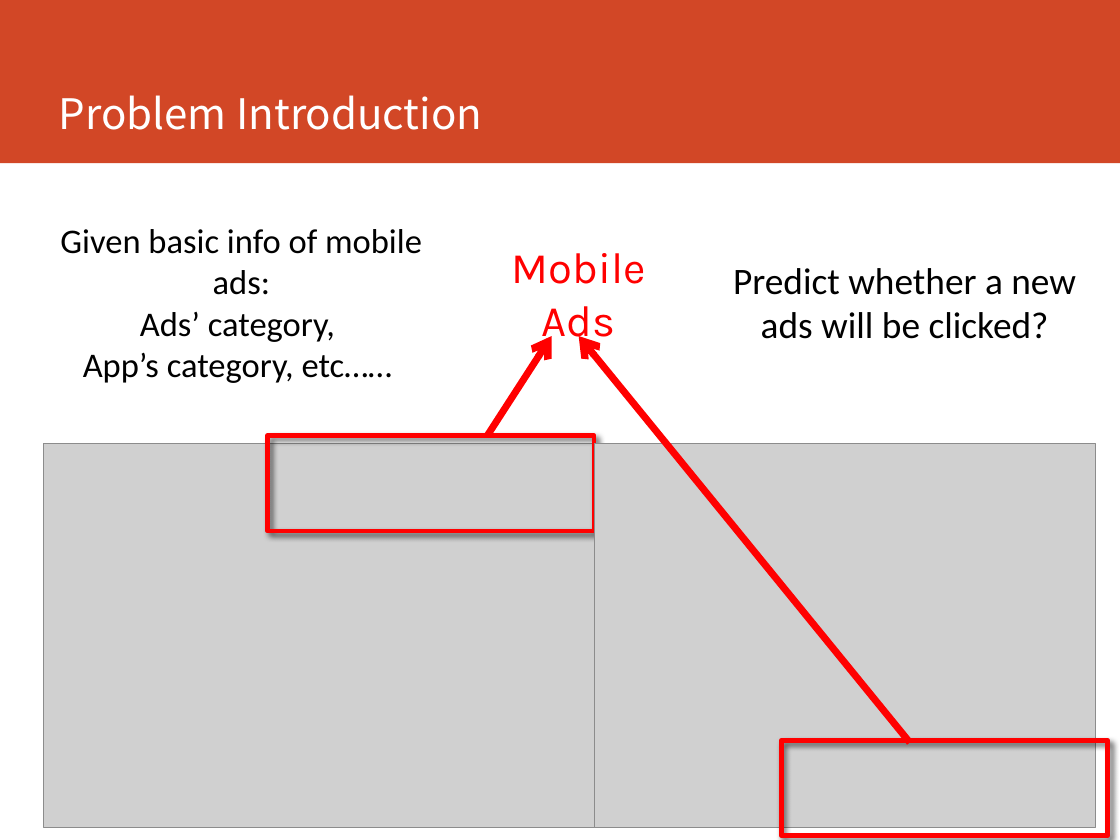
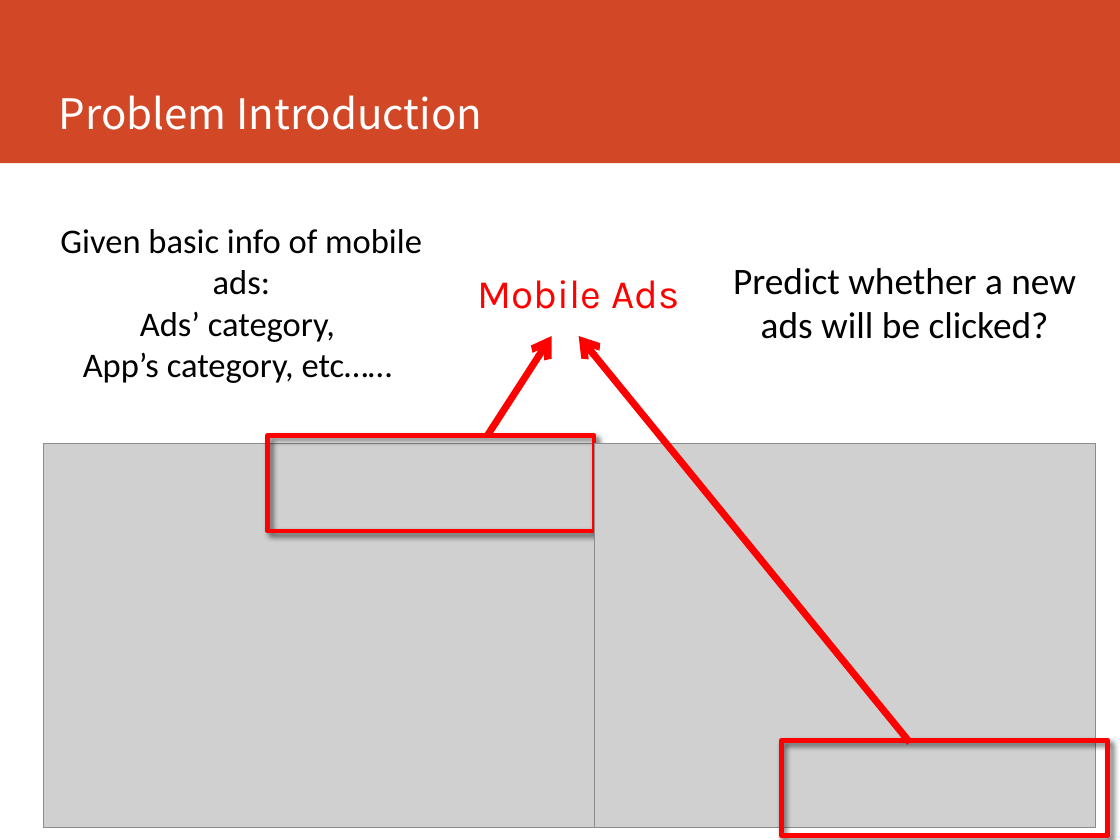
Before and after one commit to Kelvin-Zhong/Click-Through-Rate-Prediction, a slide deck: slide 3 of project_presentation_rev.pptx. Drawn at 1120x840 pixels with LibreOffice and Linux fonts; fonts in the diff are those of the drawing; grey boxes stand for pictures. Boxes give left, top, right and bottom in pixels: in the first picture for what was removed or moved away, otherwise in the second. Text is boxed around its words. In the diff, an @@ line names an element or a change of style, - is before the commit and + after.

Commit message:
Add one page PPT

```diff
--- a/project_presentation_rev.pptx
+++ b/project_presentation_rev.pptx
@@ text "Mobile Ads" at (x1=478, y1=280, x2=679, y2=309): size 28 to 25.9 pt @@
```
Also in this commit, not shown: 1 slide added.
